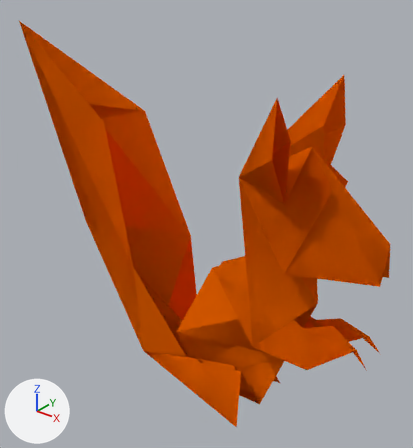
What one commit did to the Blender file Assets/Models/PlayerWeak.blend.
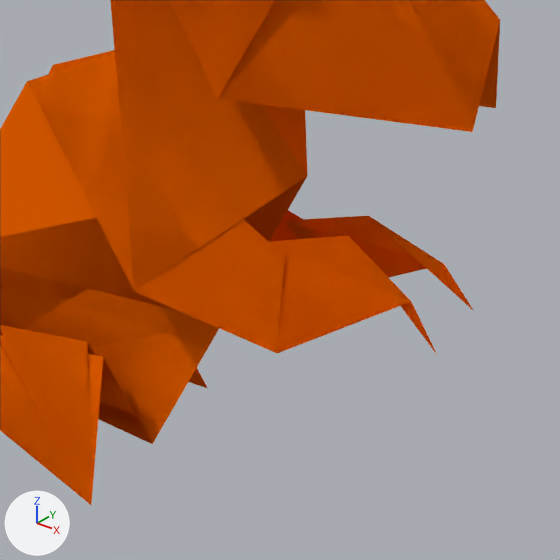
Old and new are each drawn whole from a camera (50 mm lens) standing at (5.58, -6.82, 7.51) and looking at (-0.13, 0.31, 3.08) and again close up on the part from 49% to 100% of the width and 53% to 100% of the height. The axes (+X, +Y, +Z) are drawn at lower left. The lights are the same throughout.

Before the edit, the objects in view are built like this:
```python
me_plane_001 = bpy.data.meshes.new('Plane.001')
me_plane_001.from_pydata(...)  # 35 vertices, 33 faces; spans x -1.0..1.0, y -3.4..17.2, z -0.1..0.0
# faces by material slot: [27, 6]
me_plane_001.materials.append(mat_krallen)  # grey #8b8b8b
me_plane_001.materials.append(mat_krallen_unten)  # grey #757575
me_plane_003 = bpy.data.meshes.new('Plane.003')
me_plane_003.from_pydata(...)  # 35 vertices, 33 faces; spans x -1.0..1.0, y -3.4..17.2, z -0.1..0.0
# faces by material slot: [27, 6]
me_plane_003.materials.append(mat_krallen)  # grey #8b8b8b
me_plane_003.materials.append(mat_krallen_unten)  # grey #757575
me_plane_004 = bpy.data.meshes.new('Plane.004')
me_plane_004.from_pydata(...)  # 143 vertices, 201 faces; spans x -4.12..3.67, y -1.01..5.23, z -1.01..1.01
me_plane_004.materials.append(mat_papier_orange)  # orange #ff6b00
ob_kralle_l = bpy.data.objects.new('Kralle.L', me_plane_003)
ob_kralle_l.location = (2.746, 0.22, 2.213)
ob_kralle_l.rotation_euler = (2.0, 0.783, 0.425)  # degrees (115, 45, 24)
ob_kralle_l.scale = (0.258, 0.0445, 0.258)
ob_kralle_l.hide_set(True)  # its collection is switched off
ob_kralle_r = bpy.data.objects.new('Kralle.R', me_plane_001)
ob_kralle_r.location = (2.747, -0.232, 2.214)
ob_kralle_r.rotation_euler = (1.127, 0.753, -0.417)  # degrees (65, 43, -24)
ob_kralle_r.scale = (0.258, 0.0445, 0.258)
ob_kralle_r.hide_set(True)  # its collection is switched off
ob_squirrel = bpy.data.objects.new('Squirrel', me_plane_004)
ob_squirrel.location = (-0.371, 0.0, 0.994)
ob_squirrel.rotation_euler = (1.571, 0.0, 0.0)  # degrees (90, 0, 0)
```
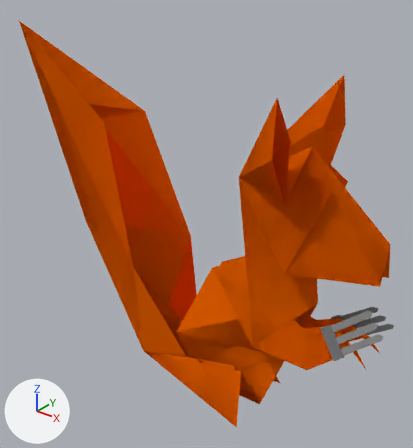
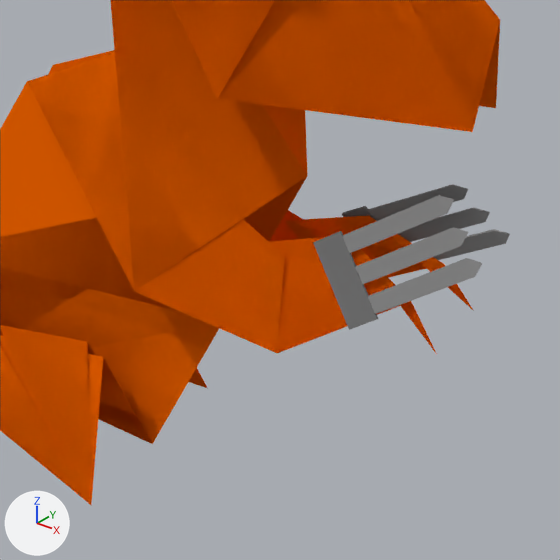
Commit message: Player Weak

The change, as a list of edits to the scene's bpy script:
```text
Change ob_kralle_l:
    remove ob_kralle_l.hide_set(True)  # its collection is switched off
Change ob_kralle_r:
    remove ob_kralle_r.hide_set(True)  # its collection is switched off
```

Pixel boxes (x1, y1, x2, y2) of what changed, in the close-ups (560 x 560 px):
'Kralle.R', shown: after (313, 195, 482, 330)
'Kralle.L', shown: after (342, 184, 510, 260)
